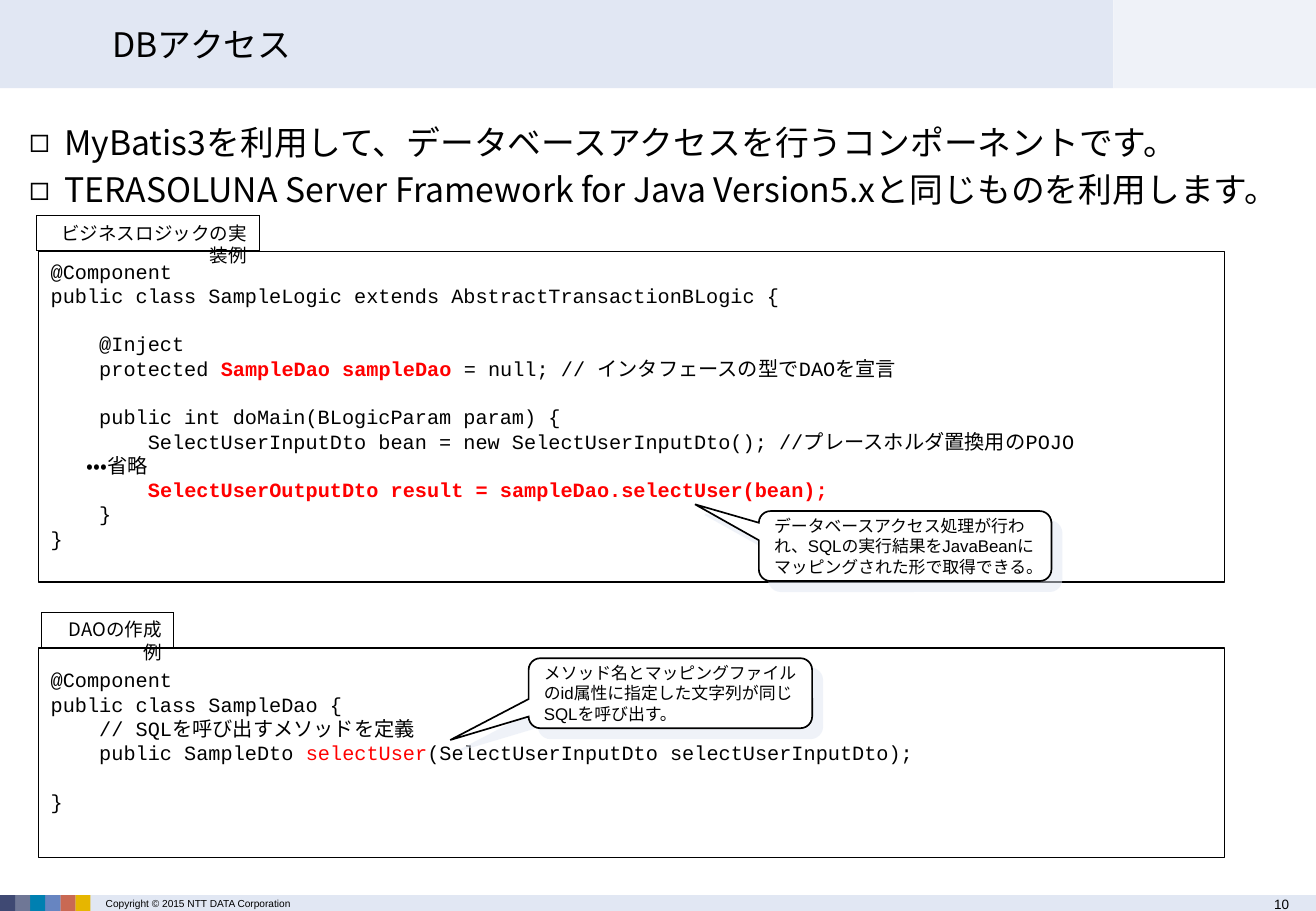
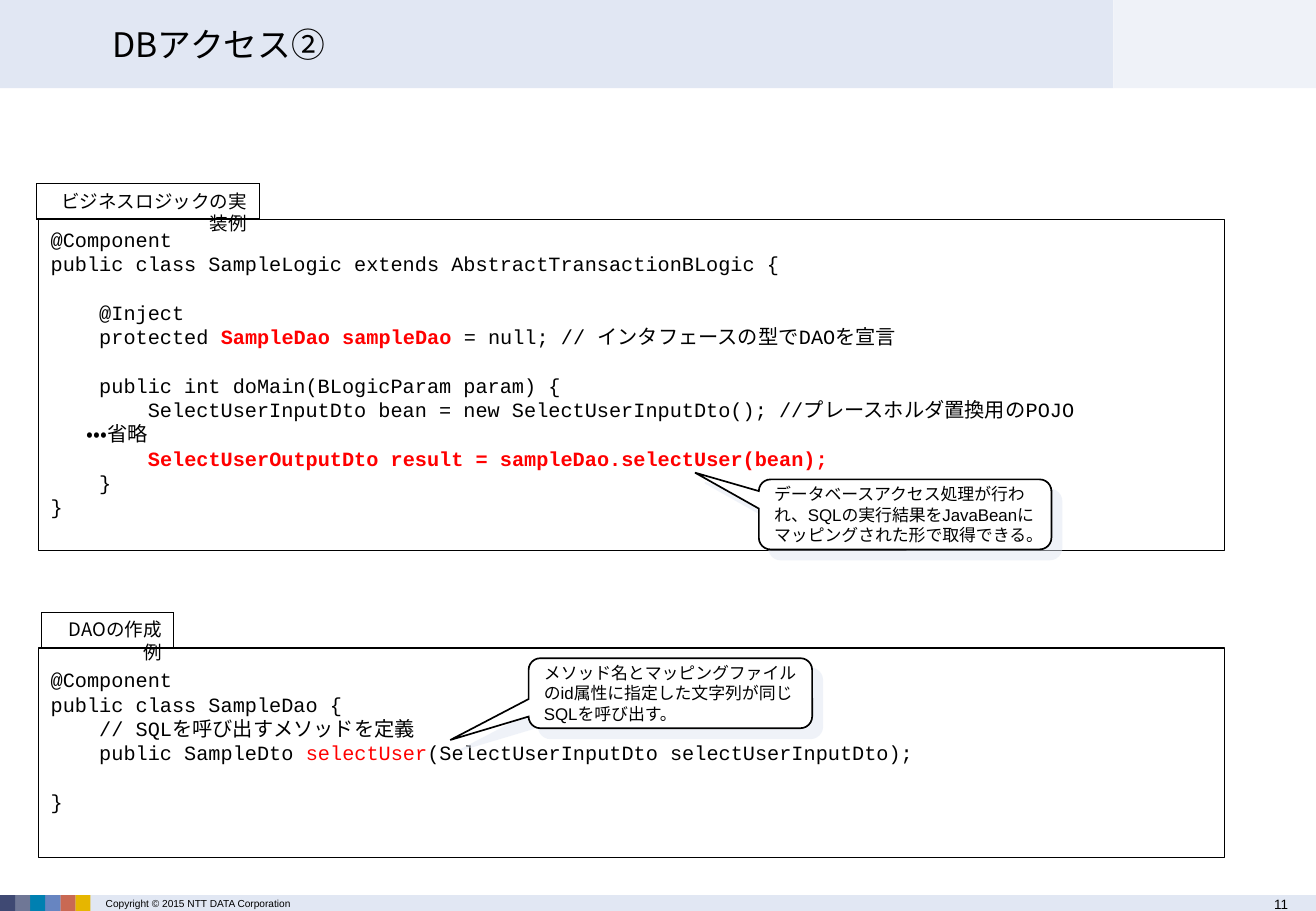
Before and after one commit to terasoluna-batch/terasoluna-doc, a slide deck: slide 11 of architecture/TERASOLUNA Batch Framework for Java Version 3.x 説明資料.pptx (slide 10 before the commit). Drawn at 1316x911 pixels with LibreOffice and Linux fonts; fonts in the diff are those of the drawing; background and template pictures are left out. Boxes give left, top, right and bottom in pixels: in the first picture for what was removed or moved away, otherwise in the second. Text is boxed around its words. In the diff, an @@ line names an element or a change of style, - is before the commit and + after.

```diff
--- a/architecture/TERASOLUNA Batch Framework for Java Version 3.x 説明資料.pptx
+++ b/architecture/TERASOLUNA Batch Framework for Java Version 3.x 説明資料.pptx
@@ title at (x1=112, y1=28, x2=325, y2=60): text changed @@
-DBアクセス
+DBアクセス②
@@ text removed at (x1=64, y1=126, x2=1278, y2=205) @@
-◻ MyBatis3を利用して、データベースアクセスを行うコンポーネントです。
-◻ TERASOLUNA Server Framework for Java Version5.xと同じものを利用します。
@@ 2 rectangles, 1 rounded speech box moved together from (x1=36, y1=215, x2=1225, y2=582) to (x1=36, y1=183, x2=1225, y2=550) @@
@@ page number at (x1=1274, y1=899, x2=1288, y2=909): text changed @@
-10
+11
```
Also in this commit, not shown: 2 other slides changed, 1 slide added.
